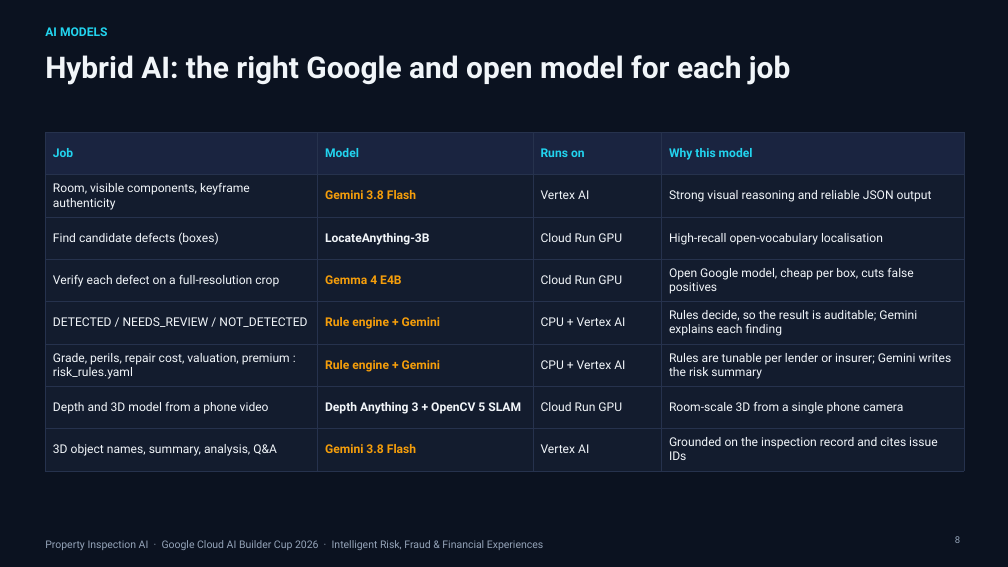
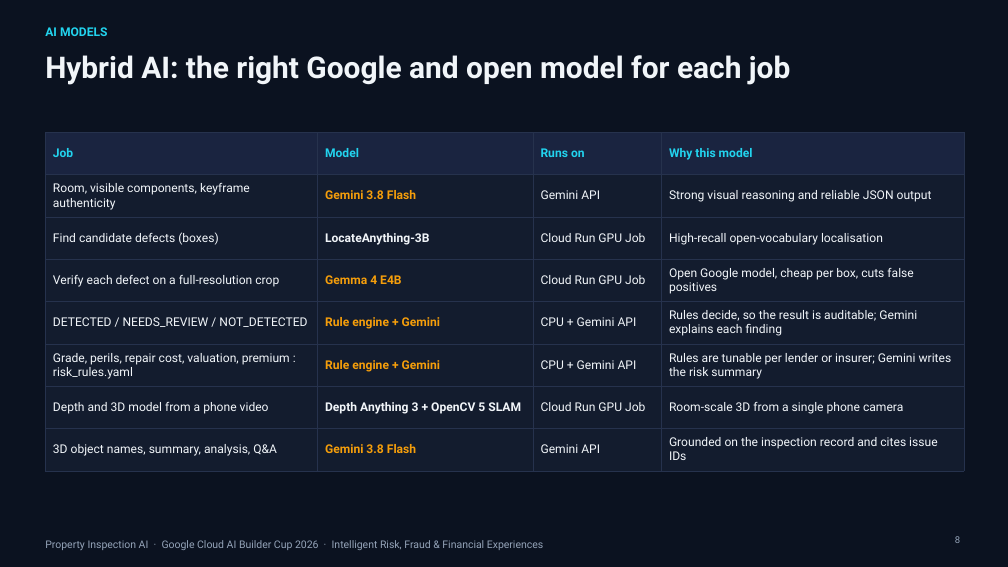
Before and after one commit to XCore-Lab/property-inspection-ai, a slide deck: slide 8 of docs/pitch-deck/Property_Inspection_AI_Pitch.pptx. Drawn at 1008x567 pixels with LibreOffice and Linux fonts; fonts in the diff are those of the drawing; background and template pictures are left out. Boxes give left, top, right and bottom in pixels: in the first picture for what was removed or moved away, otherwise in the second. Text is boxed around its words. In the diff, an @@ line names an element or a change of style, - is before the commit and + after.

```diff
--- a/docs/pitch-deck/Property_Inspection_AI_Pitch.pptx
+++ b/docs/pitch-deck/Property_Inspection_AI_Pitch.pptx
@@ table at [45,132,964,464] @@
-row 2, column 3: Vertex AI
+row 2, column 3: Gemini API
-row 3, column 3: Cloud Run GPU
+row 3, column 3: Cloud Run GPU Job
-row 4, column 3: Cloud Run GPU
+row 4, column 3: Cloud Run GPU Job
-row 5, column 3: CPU + Vertex AI
+row 5, column 3: CPU + Gemini API
-row 6, column 3: CPU + Vertex AI
+row 6, column 3: CPU + Gemini API
-row 7, column 3: Cloud Run GPU
+row 7, column 3: Cloud Run GPU Job
-row 8, column 3: Vertex AI
+row 8, column 3: Gemini API
```
Also in this commit, not shown: 12 other slides changed, 3 other files.
